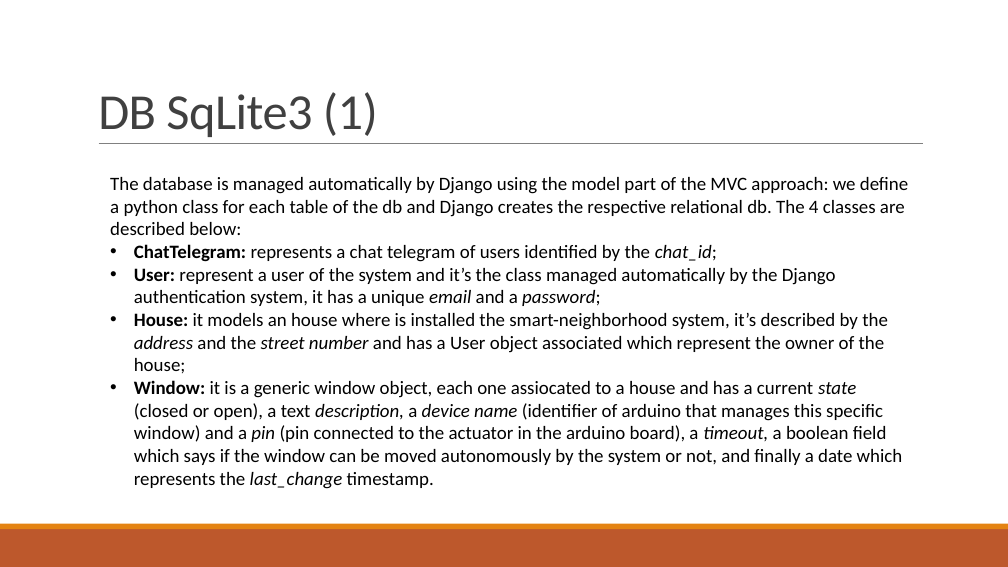
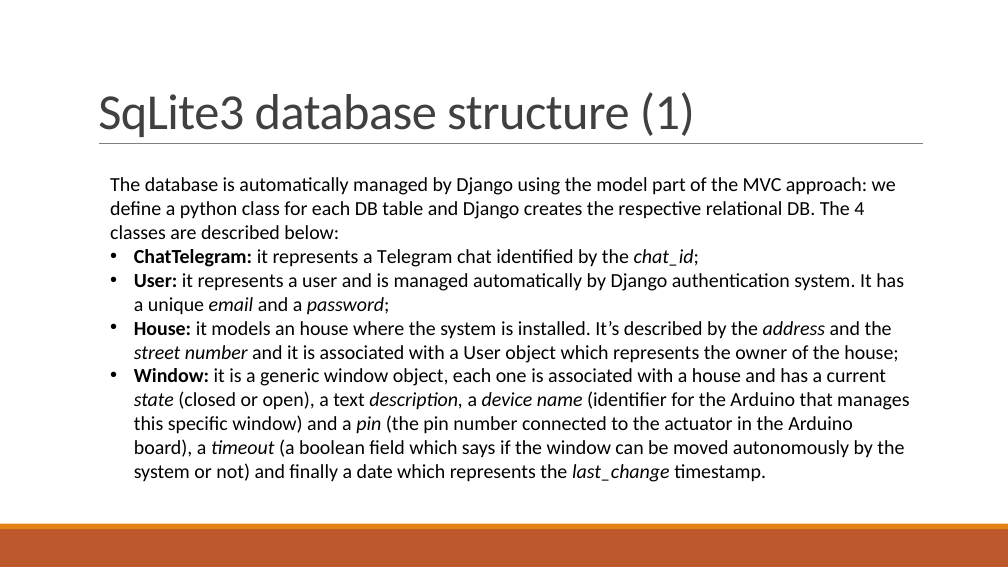
Before and after one commit to francescobaraldi/smart-neighborhood, a slide deck: slide 23 of Smart Neighborhood.pptx (slide 19 before the commit). Drawn at 1008x567 pixels with LibreOffice and Linux fonts; fonts in the diff are those of the drawing. Boxes give left, top, right and bottom in pixels: in the first picture for what was removed or moved away, otherwise in the second. Text is boxed around its words. In the diff, an @@ line names an element or a change of style, - is before the commit and + after.

Commit message:
update to ppt

```diff
--- a/Smart Neighborhood.pptx
+++ b/Smart Neighborhood.pptx
@@ title at <box>98,92,695,137</box>: text changed @@
-DB SqLite3 (1)
+SqLite3 database structure (1)
@@ text at <box>110,177,909,482</box>: text changed; size 18 to 19 pt @@
-The database is managed automatically by Django using the model part of the MVC approach: we define a python class for each table of the db and Django creates the respective relational db. The 4 classes are described below:
-• ChatTelegram: represents a chat telegram of users identified by the chat_id;
-• User: represent a user of the system and it’s the class managed automatically by the Django authentication system, it has a unique email and a password;
-• House: it models an house where is installed the smart-neighborhood system, it’s described by the address and the street number and has a User object associated which represent the owner of the house;
-• Window: it is a generic window object, each one assiocated to a house and has a current state (closed or open), a text description, a device name (identifier of arduino that manages this specific window) and a pin (pin connected to the actuator in the arduino board), a timeout, a boolean field which says if the window can be moved autonomously by the system or not, and finally a date which represents the last_change timestamp.
+The database is automatically managed by Django using the model part of the MVC approach: we define a python class for each DB table and Django creates the respective relational DB. The 4 classes are described below:
+• ChatTelegram: it represents a Telegram chat identified by the chat_id;
+• User: it represents a user and is managed automatically by Django authentication system. It has a unique email and a password;
+• House: it models an house where the system is installed. It’s described by the address and the street number and it is associated with a User object which represents the owner of the house;
+• Window: it is a generic window object, each one is associated with a house and has a current state (closed or open), a text description, a device name (identifier for the Arduino that manages this specific window) and a pin (the pin number connected to the actuator in the Arduino board), a timeout (a boolean field which says if the window can be moved autonomously by the system or not) and finally a date which represents the last_change timestamp.
```
Also in this commit, not shown: 16 other slides changed, 8 slides added, 2 slides removed.
